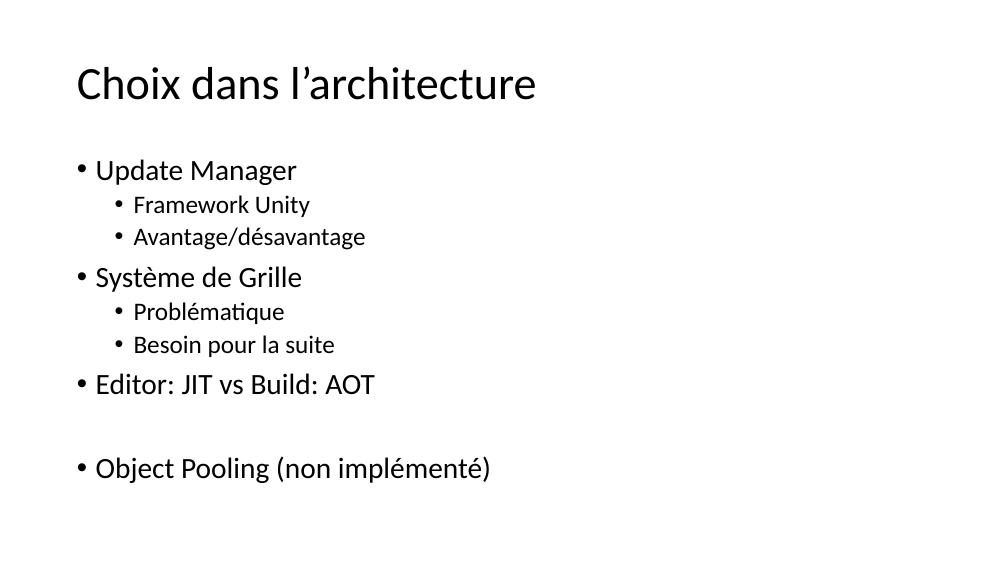
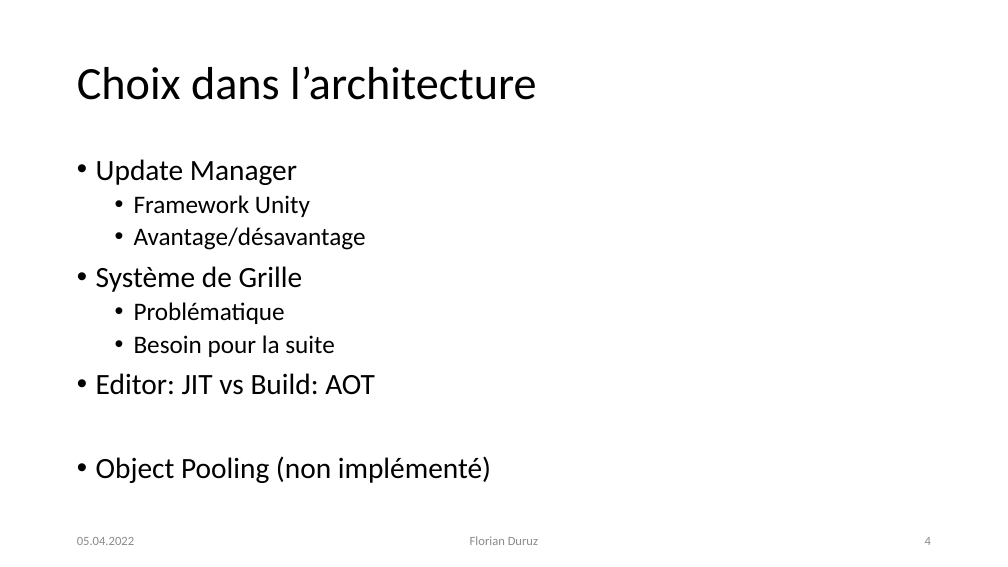
Before and after one commit to Cat-du-Fromage/KaizerWald_TowerDefense, a slide deck: slide 4 of Documentation/DefensePresentation.pptx. Drawn at 1008x567 pixels with LibreOffice and Linux fonts; fonts in the diff are those of the drawing. Boxes give left, top, right and bottom in pixels: in the first picture for what was removed or moved away, otherwise in the second. Text is boxed around its words. In the diff, an @@ line names an element or a change of style, - is before the commit and + after.

```diff
--- a/Documentation/DefensePresentation.pptx
+++ b/Documentation/DefensePresentation.pptx
@@ text added at (x1=77, y1=537, x2=134, y2=545), 12 pt, text #8C8C8C @@
+05.04.2022
@@ text added at (x1=470, y1=536, x2=538, y2=545), 12 pt, text #8C8C8C @@
+Florian Duruz
@@ page number added at (x1=925, y1=537, x2=931, y2=545), 12 pt, text #8C8C8C @@
+4
```
Also in this commit, not shown: 8 other slides changed, 4 slides added.
